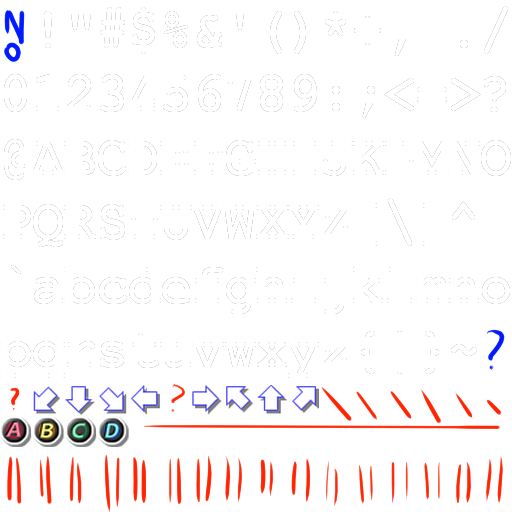
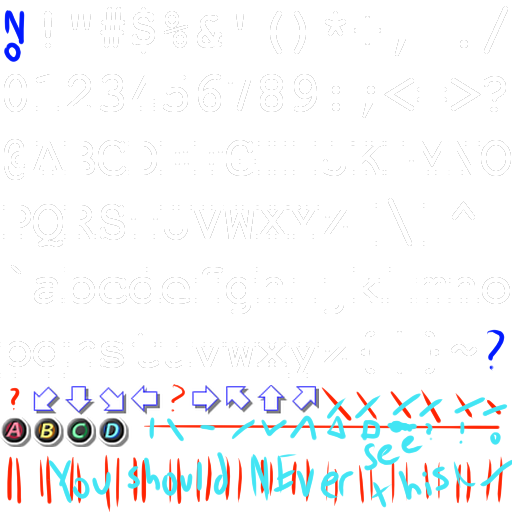
The second 512x512 image is a revision of the first. Changes to its layers:
added layer "Paint Layer 5" in group "testbg" over (x1=47, y1=393, x2=512, y2=508)
